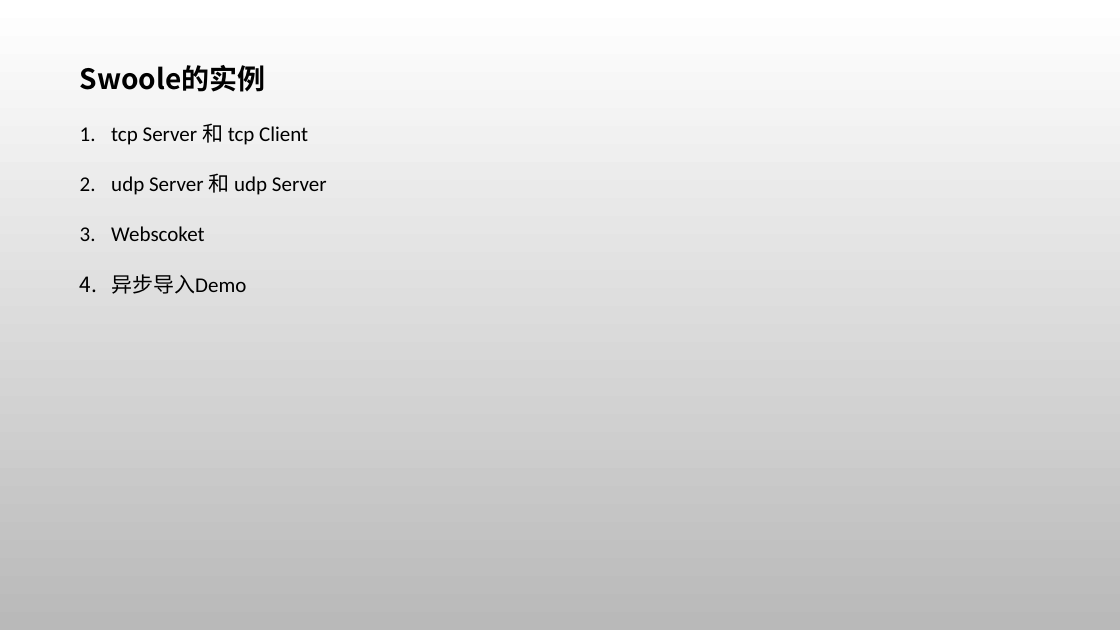
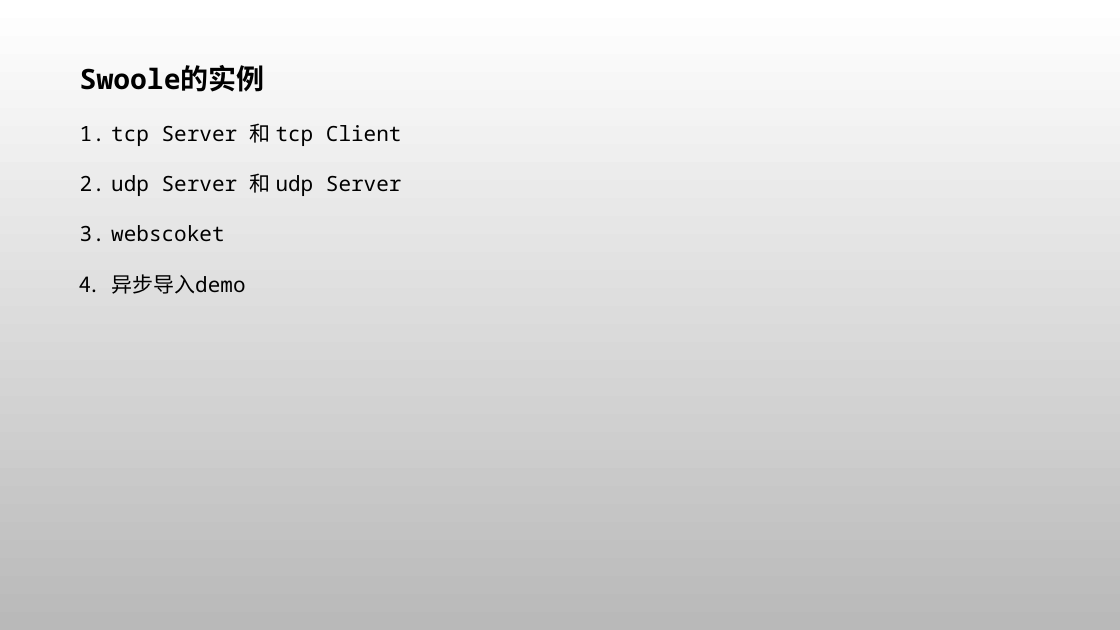
Before and after one commit to zhimma/swoole-demo, a slide deck: slide 6 of swoole.pptx. Drawn at 1120x630 pixels with LibreOffice and Linux fonts; fonts in the diff are those of the drawing. Boxes give left, top, right and bottom in pixels: in the first picture for what was removed or moved away, otherwise in the second. Text is boxed around its words. In the diff, an @@ line names an element or a change of style, - is before the commit and + after.

```diff
--- a/swoole.pptx
+++ b/swoole.pptx
@@ text at [80, 65, 402, 196]: font Noto Sans CJK SC to Noto Sans Mono in "Swoole的实例"; font Calibri to Noto Sans Mono in "tcp Server 和 tcp Client", "udp Server 和 udp Server" @@
@@ text at [111, 225, 245, 294]: text changed; font Calibri to Noto Sans Mono @@
-3. Webscoket
-4. 异步导入Demo
+3. webscoket
+4. 异步导入demo
```
Also in this commit, not shown: 4 other slides changed, 1 slide added, 3 other files.
